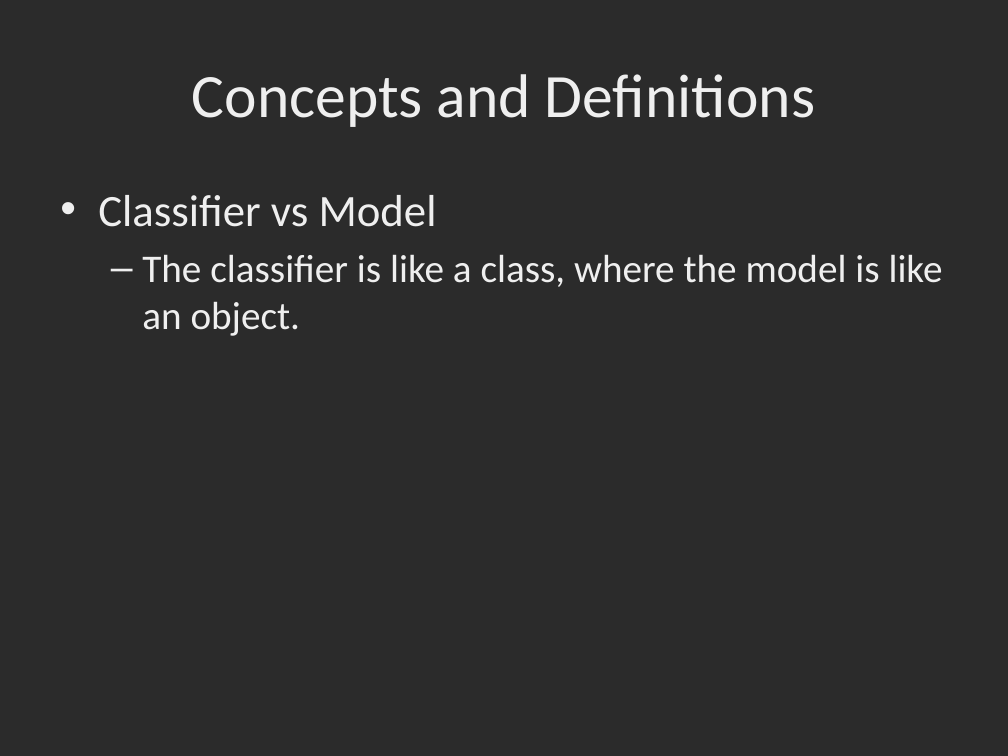
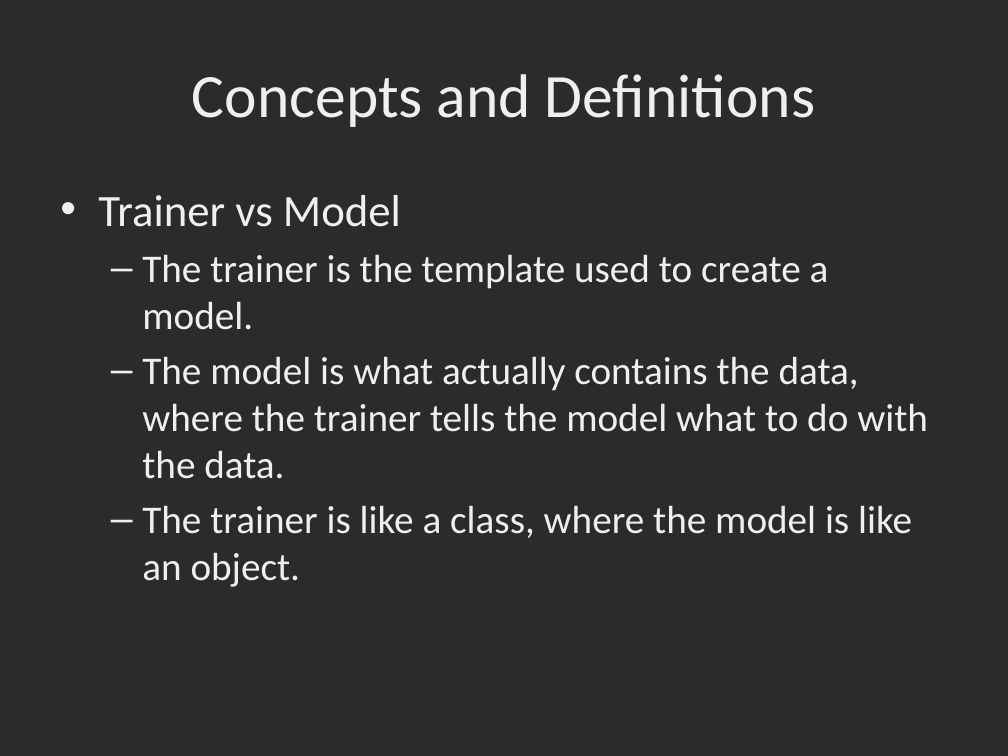
Before and after one commit to dbowmans46/PracticalProgramming, a slide deck: slide 9 of Session 7 - Python/Instructional Material/Session 7 - Python Brief Intro to Machine Learning with Scikit Learn.pptx (slide 8 before the commit). Drawn at 1008x756 pixels with LibreOffice and Linux fonts; fonts in the diff are those of the drawing; background and template pictures are left out; a plain dark background stands for a picture behind light text. Boxes give left, top, right and bottom in pixels: in the first picture for what was removed or moved away, otherwise in the second. Text is boxed around its words. In the diff, an @@ line names an element or a change of style, - is before the commit and + after.

Commit message:
Added slides for linear regressor, ridge, and lasso.  Added more classifiers to go over.

```diff
--- a/Session 7 - Python/Instructional Material/Session 7 - Python Brief Intro to Machine Learning with Scikit Learn.pptx
+++ b/Session 7 - Python/Instructional Material/Session 7 - Python Brief Intro to Machine Learning with Scikit Learn.pptx
@@ text at [98,195,928,587]: text changed @@
-• Classifier vs Model
-  – The classifier is like a class, where the model is like an object.
+• Trainer vs Model
+  – The trainer is the template used to create a model.
+  – The model is what actually contains the data, where the trainer tells the model what to do with the data.
+  – The trainer is like a class, where the model is like an object.
```
Also in this commit, not shown: 5 other slides changed, 18 slides added.
